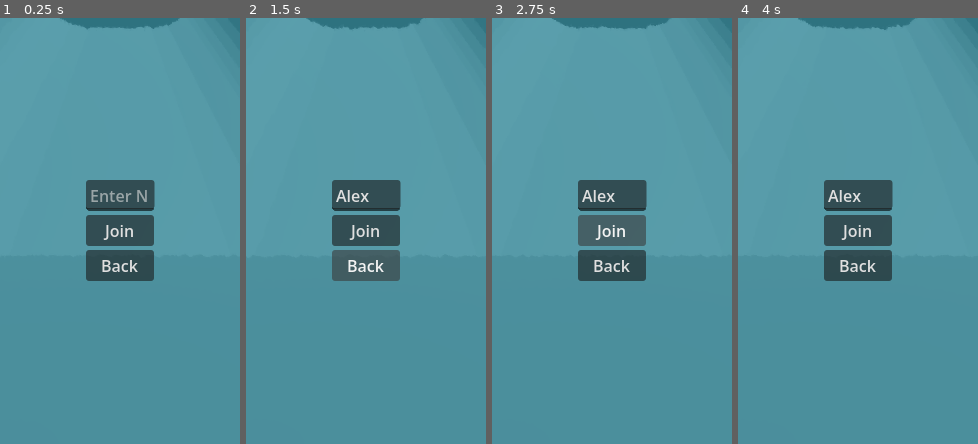
Above: before the commit, frames 1-4 (left to right).
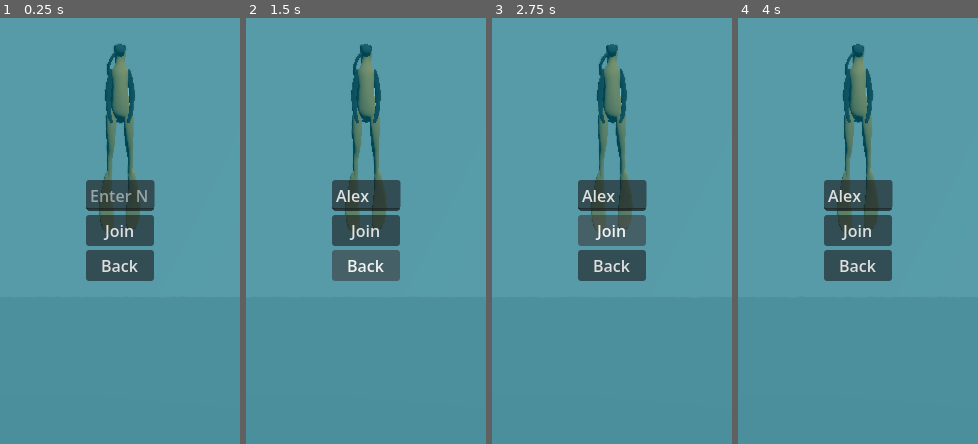
Above: after the commit, the same moments.

Repository: eikap/ggj-2026
Game: Godot game, scene res://FelixTest/ShaderTest.tscn
Two runs of this game, one before a commit and one after it. Both use one fixed random seed, a clock stepped at 60 frames per second and the inputs below. This scene is started directly instead of the project's main scene.
Inputs (mouse positions are in pixels of both pictures, inside the frame that each line leads up to):
- Up to frame 1 (0.25 s): no input
- Up to frame 2 (1.5 s): click (366, 196) at 0.52 s; type "Alex" at 0.6 s; click "Back" at 1.25 s
- Up to frame 3 (2.75 s): click "Join" at 2 s
- Up to frame 4 (4 s): move the mouse to (910, 209) at 2.77 s; click (910, 209) at 2.92 s; move the mouse to (810, 252) at 3.52 s; click (810, 252) at 3.67 s

The runs differ from the first frame. In frame 1, 4.9% of the frame differs, in the area x 25-100%, y 0-51%; in frame 2, 4.9%; in frame 3, 5.0%; in frame 4, 4.9%.

Commit message:
Shader and Player Tweak

Diff:
--- a/Assets/Player/arm_material.tres
+++ b/Assets/Player/arm_material.tres
@@ -2,4 +2,3 @@
 
 [resource]
 albedo_color = Color(0, 0, 0, 0.50980395)
-roughness = 0.5
--- a/FelixTest/ShaderTest.tscn
+++ b/FelixTest/ShaderTest.tscn
@@ -2,6 +2,7 @@
 
 [ext_resource type="Shader" uid="uid://eu5lxxugrumk" path="res://FelixTest/Underwater.gdshader" id="1_vi6rh"]
 [ext_resource type="Texture2D" uid="uid://bay3bscqmo44i" path="res://FelixTest/new_noise_texture_2d.tres" id="2_5xmn5"]
+[ext_resource type="PackedScene" uid="uid://b2ut7aqnekc43" path="res://Assets/Player/diver_player.tscn" id="2_onk7a"]
 [ext_resource type="ArrayMesh" uid="uid://otguk2hq7oe1" path="res://FelixTest/level.obj" id="3_k4i15"]
 [ext_resource type="Texture2D" uid="uid://50mucm3l0a4t" path="res://FelixTest/bubble.png" id="4_kpldy"]
 
@@ -36,7 +37,7 @@
 [sub_resource type="ShaderMaterial" id="ShaderMaterial_5xmn5"]
 shader = ExtResource("1_vi6rh")
 shader_parameter/noise_tex = ExtResource("2_5xmn5")
-shader_parameter/distortion_strength = 0.015
+shader_parameter/distortion_strength = 0.005
 shader_parameter/wave_speed = 0.4
 shader_parameter/wave_scale = 5.0
 shader_parameter/water_color = Color(0, 0.6651851, 0.7977378, 1)
@@ -45,11 +46,15 @@
 [node name="3DNode" type="Node3D" unique_id=2126700684]
 
 [node name="Camera3D" type="Camera3D" parent="." unique_id=559224702]
-transform = Transform3D(1, 0, 0, 0, 1, 0, 0, 0, 1, 0, 5.6301413, 0)
+transform = Transform3D(1, 0, 0, 0, 1, 0, 0, 0, 1, 0, 5.6301413, 5.5543365)
 current = true
+fov = 30.0
 
 [node name="MeshInstance3D" type="MeshInstance3D" parent="." unique_id=372282986]
 mesh = ExtResource("3_k4i15")
+
+[node name="diver" parent="." unique_id=297256398 instance=ExtResource("2_onk7a")]
+transform = Transform3D(1, 0, 0, 0, 1, 0, 0, 0, 1, 0, 6.1004114, -5.0142345)
 
 [node name="DirectionalLight3D" type="DirectionalLight3D" parent="." unique_id=1995621811]
 transform = Transform3D(0.8660254, -0.3535534, 0.3535534, 0, 0.7071068, 0.7071068, -0.5, -0.61237246, 0.61237246, 0, 0, 0)
